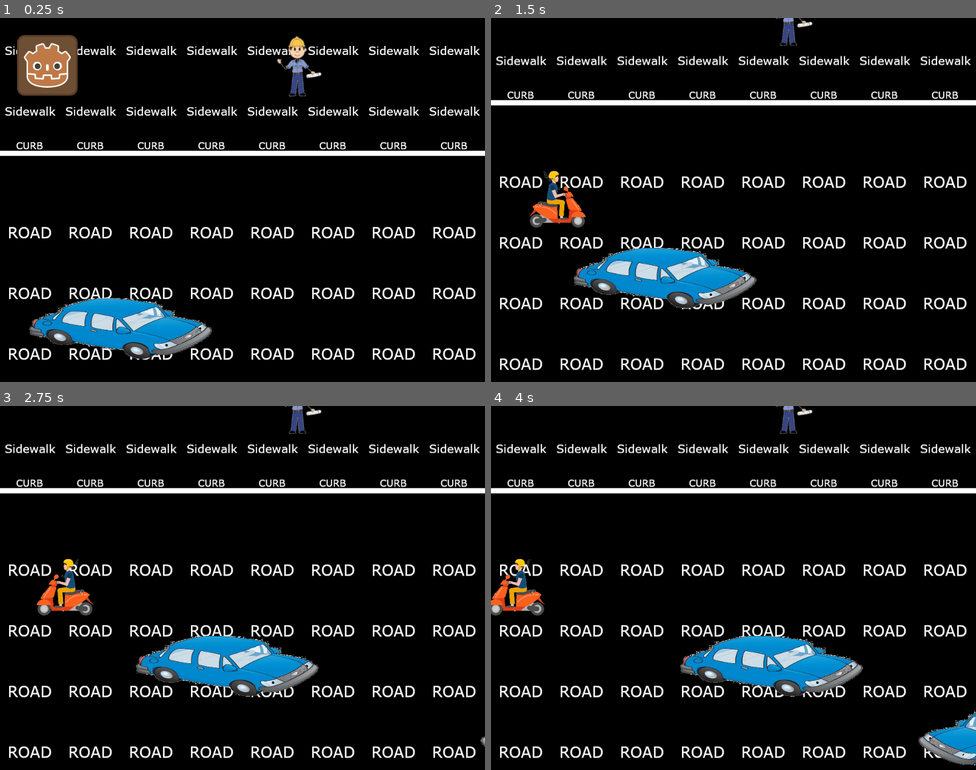
Above: before the commit, frames 1-4 (two rows, left to right).
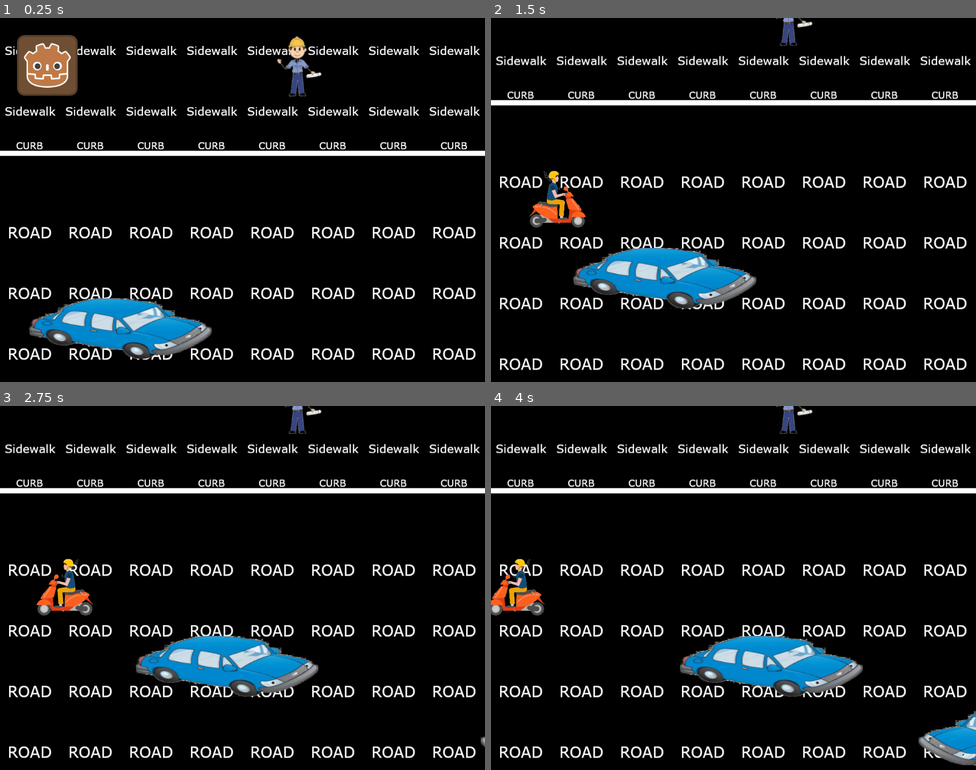
Above: after the commit, the same moments.

Repository: Anatolij-Grigorjev/MopedRebel
Game: Godot game, scene res://stages/stage_road1.tscn
Same seed, same stepped clock (60 frames per second), same inputs: the game is played once before the commit and once after it. The project has no main scene, so this scene is started directly. The engine's default icon, where the game draws it, is replaced by a stand-in: a white triangle on a blue panel in a dark square.
Inputs:
- Up to frame 1 (0.25 s): no input
- Up to frame 2 (1.5 s): hold D (accelerate_right) 0.53-1.28 s; hold F (flip_bird) 0.53-1.28 s; hold S (swerve_down) from 1.28 s (still down); tap Space (mount_moped) at 1.35 s
- Up to frame 3 (2.75 s): release S (swerve_down) at 2.03 s; hold D (accelerate_right) from 2.03 s (still down); tap E (turn_around) at 2.1 s
- Up to frame 4 (4 s): release D (accelerate_right) at 2.78 s; hold A (accelerate_left) from 2.78 s (still down); tap F (flip_bird) at 2.85 s; tap Space (mount_moped) at 3.6 s

The runs differ from the first frame. In frame 1, 0.4% of the frame differs, in the area x 6-44%, y 76-94%; in frame 2, 0.4%; in frame 3, 0.4%; in frame 4, 0.6%, in the area x 39-100%, y 63-99%.

Commit message:
fix invoke later bugs, add proper sprite paths

Diff:
--- a/game/globals/global_conflcits_tracker.gd
+++ b/game/globals/global_conflcits_tracker.gd
@@ -56,7 +56,7 @@
 	F.invoke_later(
 		self,
 		"_finish_conflict_state",
-		1.5
+		0.4
 	)
 
 func _finish_conflict_state():
--- a/game/globals/global_functions.gd
+++ b/game/globals/global_functions.gd
@@ -41,27 +41,38 @@
 	return z
 
 func call0_if_present(node, action_name):
+	logf("invoking action %s on node %s", [
+		action_name,
+		node
+	])
 	if (node != null):
 		if (node.has_method(action_name)):
 			node.call(action_name)
 
-func invoke_later(callback_owner, callback_name, seconds_delay = 1):
+func invoke_later(node_owner, action_name, seconds_delay = 1):
 	if (seconds_delay <= 0):
-		call0_if_present(callback_owner, callback_name)
+		call0_if_present(node_owner, action_name)
 	else:
+		logf("requested to call %s on %s in %s seconds...", [
+			action_name,
+			node_owner,
+			seconds_delay
+		])
 		var timer = Timer.new()
 		timer.wait_time = seconds_delay
 		timer.one_shot = true
+		#ensure the timer processes even during conflict pause
+		timer.pause_mode = PAUSE_MODE_PROCESS
 		timer.connect(
 			"timeout",
 			self,
-			"_call_later_remove_timer",
-			[callback_owner, callback_name, timer]
+			"_call_action_and_remove_timer",
+			[node_owner, action_name, timer]
 		)
+		timer.start()
 		add_child(timer)
-		timer.start()
 
-func _call_later_remove_timer(action_owner_node, action_name, timer_node):
+func _call_action_and_remove_timer(action_owner_node, action_name, timer_node):
 	call0_if_present(action_owner_node, action_name)
 	remove_child(timer_node)
 	timer_node.queue_free()
--- a/game/rebel/rebel_on_foot.tscn
+++ b/game/rebel/rebel_on_foot.tscn
@@ -9,7 +9,7 @@
 custom_solver_bias = 0.0
 extents = Vector2( 64, 64 )
 
-[node name="rebel_on_foot" type="KinematicBody2D"]
+[node name="rebel_on_foot" type="KinematicBody2D" index="0"]
 
 input_pickable = false
 collision_layer = 8
--- a/game/rebel/rebel_on_moped.tscn
+++ b/game/rebel/rebel_on_moped.tscn
@@ -1,7 +1,7 @@
 [gd_scene load_steps=5 format=2]
 
 [ext_resource path="res://rebel/rebel_on_moped.gd" type="Script" id=1]
-[ext_resource path="res://conflict/conflict_moped_portrait.png" type="Texture" id=2]
+[ext_resource path="res://rebel/rebel_on_moped.png" type="Texture" id=2]
 [ext_resource path="res://rebel/rebel_on_foot.png" type="Texture" id=3]
 
 [sub_resource type="RectangleShape2D" id=1]
--- a/game/transport/car_blue/car_blue1.tscn
+++ b/game/transport/car_blue/car_blue1.tscn
@@ -1,7 +1,7 @@
 [gd_scene load_steps=4 format=2]
 
 [ext_resource path="res://transport/simple_transport.gd" type="Script" id=1]
-[ext_resource path="res://conflict/conflict_car_portrait.png" type="Texture" id=2]
+[ext_resource path="res://transport/car_blue/car_blue.png" type="Texture" id=2]
 
 [sub_resource type="RectangleShape2D" id=1]
 
Binary file changed: game/rebel/rebel_on_moped.png
Binary file added: game/transport/car_blue/car_blue.png
